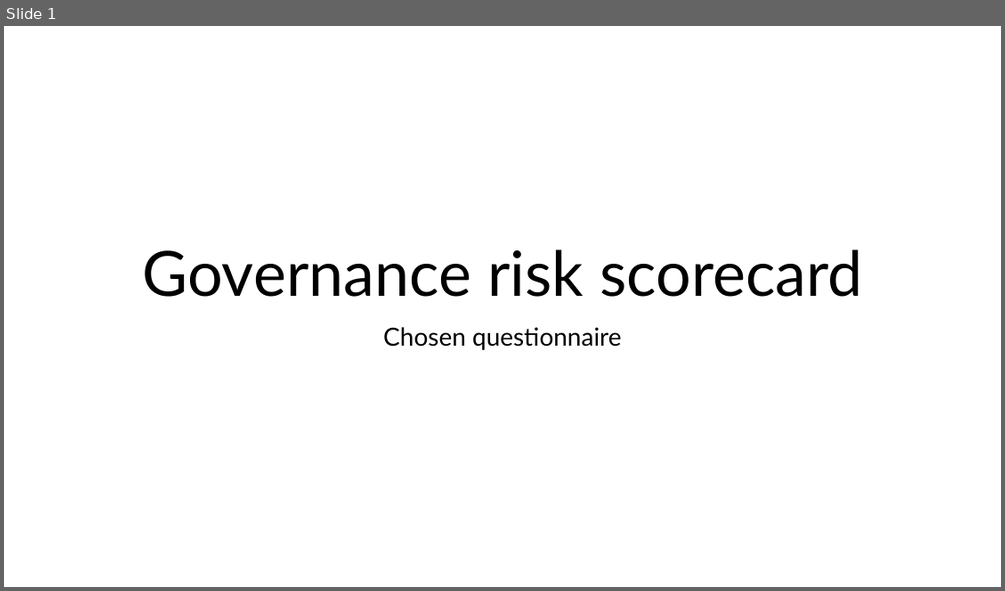
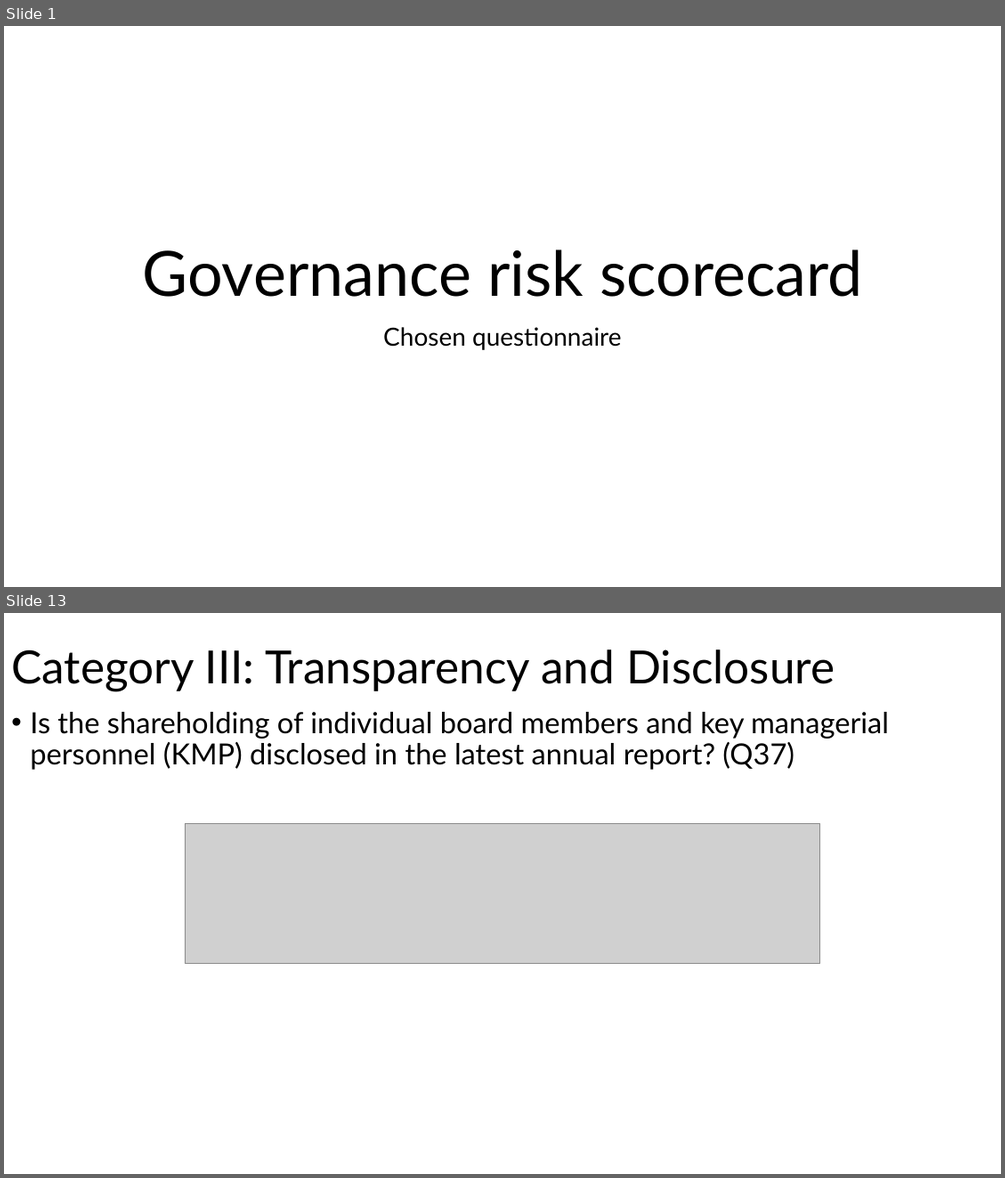
Before and after one commit to Monzero/AgentMADS, a slide deck: Governance risk framework.pptx. Shown one above the other, each under a label of ours: slide 1 before the commit, slides 1 and 13 after it; the slides between them are not shown. The pictures are 1005x591 and 1005x1178 pixels, drawn with LibreOffice and Linux fonts; fonts in the diff are those of the drawing; grey boxes stand for pictures. Boxes give left, top, right and bottom in pixels: in the first picture for what was removed or moved away, otherwise in the second. Text is boxed around its words. In the diff, an @@ line names an element or a change of style, - is before the commit and + after.

```diff
--- a/Governance risk framework.pptx
+++ b/Governance risk framework.pptx
@@ slide 13 added at <box>4,613,1001,1174</box>, background #FFFFFF @@
@@ title added at <box>11,649,834,692</box>, 44 pt, text #000000 @@
+Category III: Transparency and Disclosure
@@ text added at <box>30,712,889,770</box>, 28 pt, text #000000 @@
+• Is the shareholding of individual board members and key managerial personnel (KMP) disclosed in the latest annual report? (Q37)
@@ picture added at <box>185,823,821,963</box> @@
```
Also in this commit, not shown: 9 slides changed, 14 other slides added.
